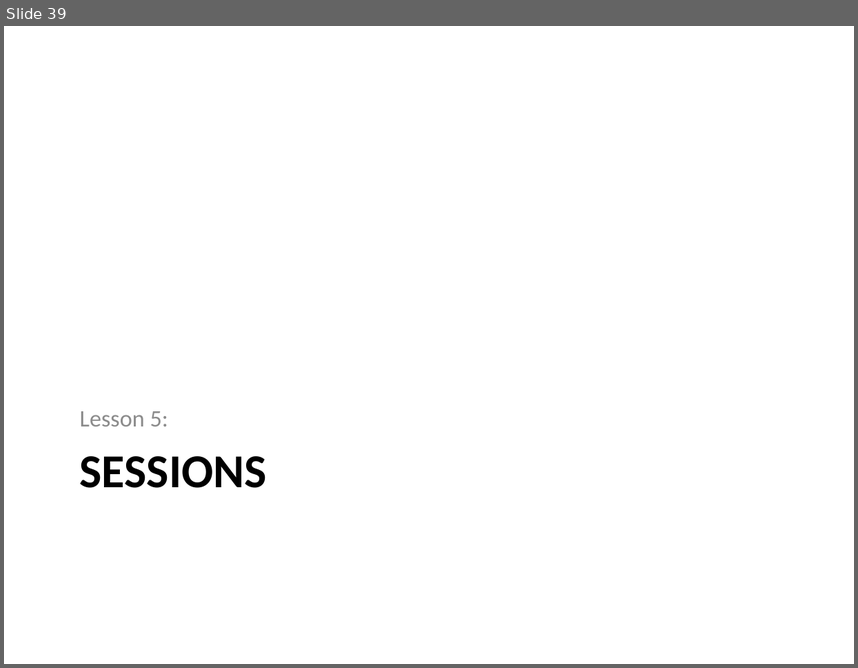
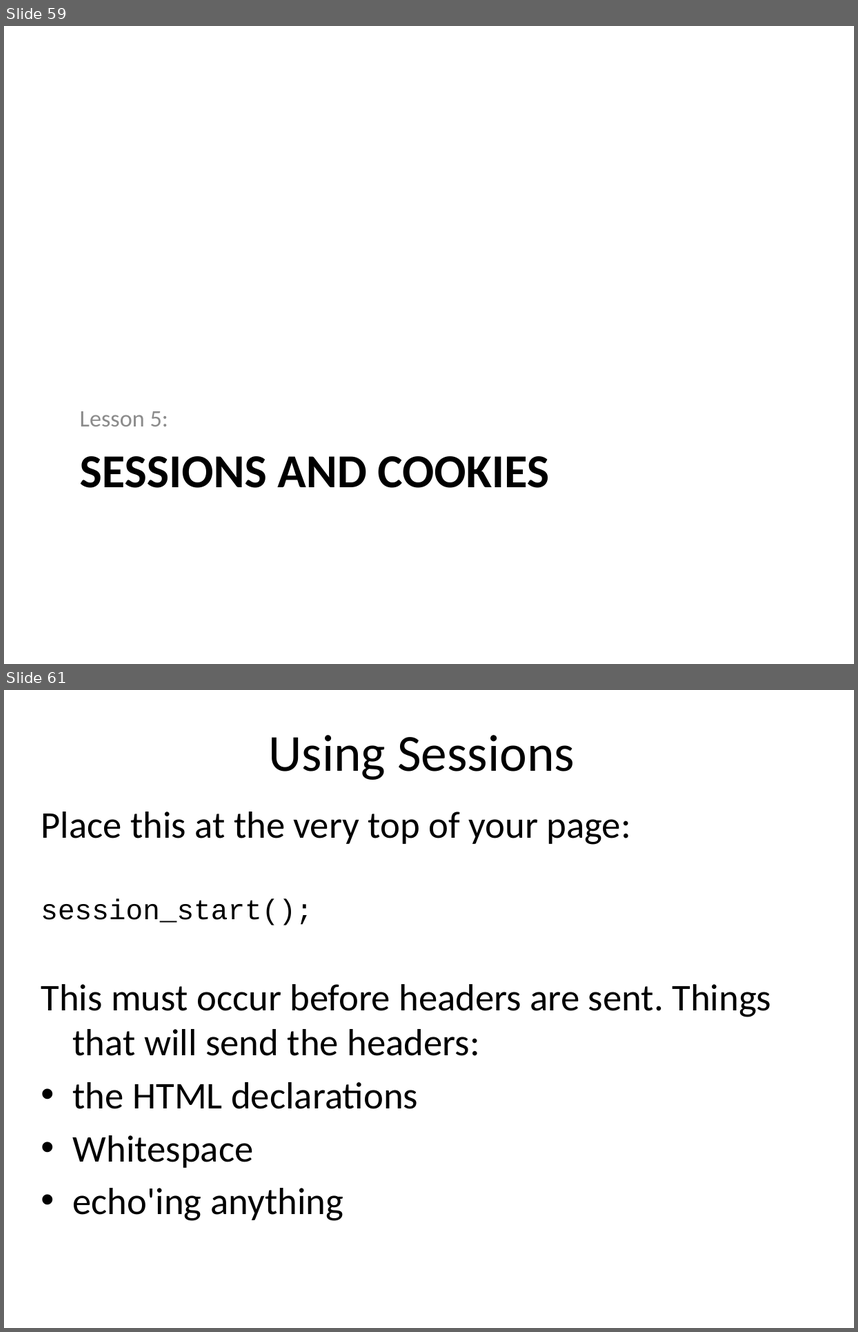
Before and after one commit to PHPEmbark/curriculum, a slide deck: course/2 - The Internet/The Internet.pptx. Shown one above the other, each under a label of ours: slide 39 before the commit, slides 59 and 61 after it; the slides between them are not shown. The pictures are 858x668 and 858x1332 pixels, drawn with LibreOffice and Linux fonts; fonts in the diff are those of the drawing. Boxes give left, top, right and bottom in pixels: in the first picture for what was removed or moved away, otherwise in the second. Text is boxed around its words. In the diff, an @@ line names an element or a change of style, - is before the commit and + after.

```diff
--- a/course/2 - The Internet/The Internet.pptx
+++ b/course/2 - The Internet/The Internet.pptx
@@ slide 61 added at bbox=[4, 690, 854, 1328], background #FFFFFF @@
@@ title added at bbox=[269, 735, 575, 780], 44 pt, text #000000 @@
+Using Sessions
@@ text added at bbox=[41, 811, 771, 1221], 32 pt, text #000000 @@
+Place this at the very top of your page:
+session_start();
+This must occur before headers are sent. Things that will send the headers:
+• the HTML declarations
+• Whitespace
+• echo'ing anything
@@ what was slide 39 is now slide 59 @@
@@ slide 59 changed as well @@
@@ title at bbox=[80, 456, 549, 488]: text changed @@
-SESSIONS
+SESSIONS AND COOKIES
```
Also in this commit, not shown: 6 other slides changed, 25 other slides added, 1 slide removed.
